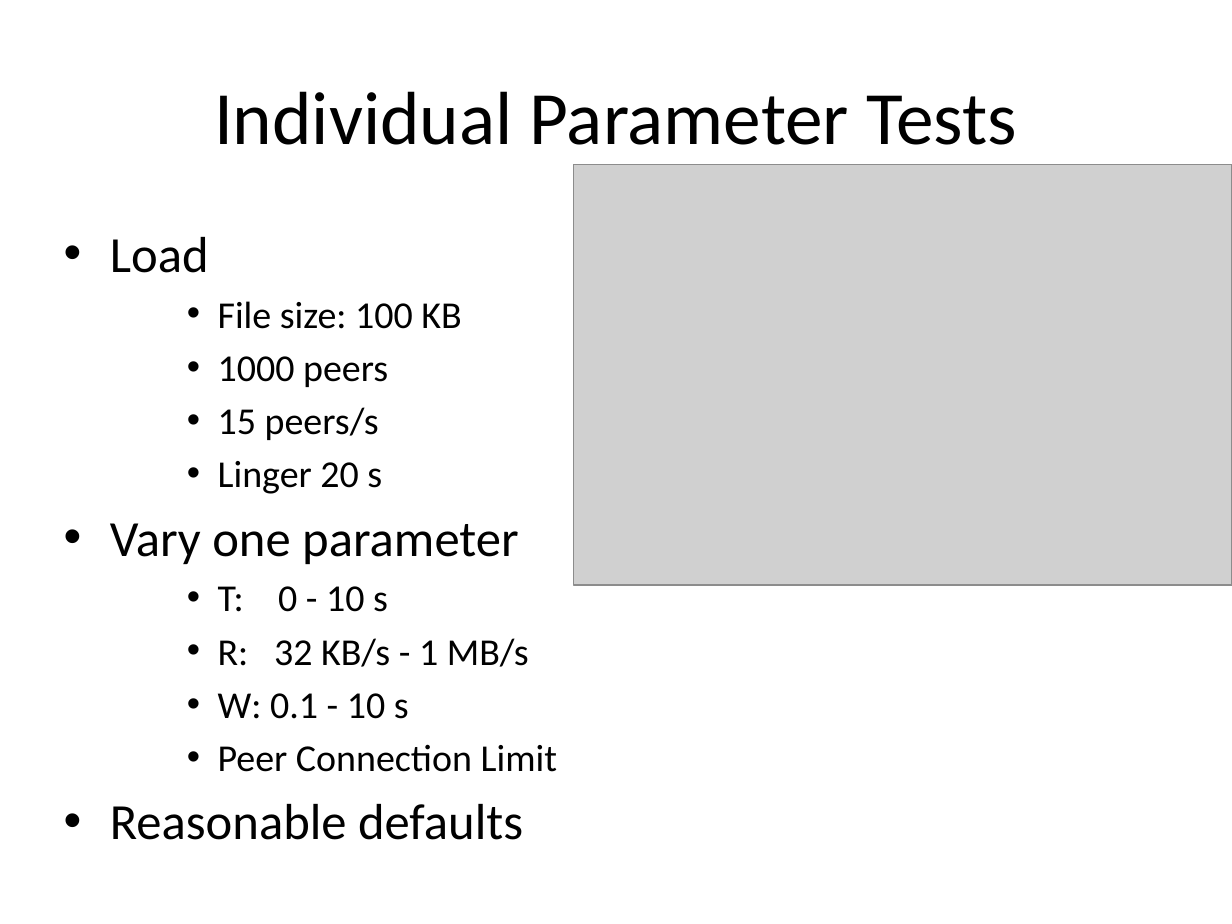
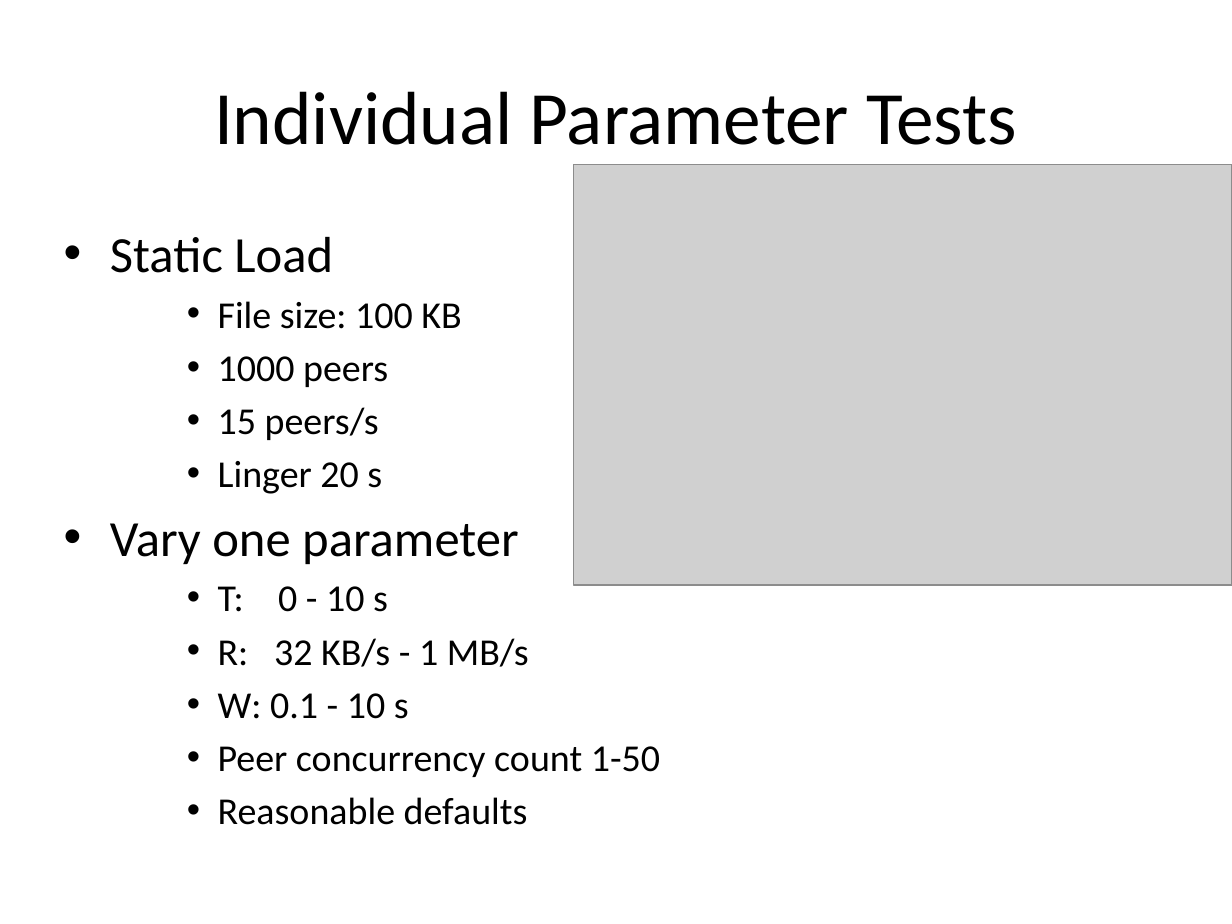
Before and after one commit to rdp/p2pwebclient, a slide deck: slide 23 of thesis_presentation/How to Make the Internet Faster.pptx (slide 24 before the commit). Drawn at 1232x924 pixels with LibreOffice and Linux fonts; fonts in the diff are those of the drawing; grey boxes stand for pictures. Boxes give left, top, right and bottom in pixels: in the first picture for what was removed or moved away, otherwise in the second. Text is boxed around its words. In the diff, an @@ line names an element or a change of style, - is before the commit and + after.

```diff
--- a/thesis_presentation/How to Make the Internet Faster.pptx
+++ b/thesis_presentation/How to Make the Internet Faster.pptx
@@ text at bbox=[110, 237, 333, 273]: text changed @@
-• Load
+• Static Load
@@ text at bbox=[218, 746, 660, 777]: text changed @@
-    • Peer Connection Limit
+    • Peer concurrency count 1-50
@@ text at bbox=[218, 797, 528, 825]: size 29.6 to 22.2 pt in "Reasonable defaults"; list level 1 to 3 in "Reasonable defaults" @@
```
Also in this commit, not shown: 29 other slides changed, 2 slides added, 2 slides removed, 2 other files.
